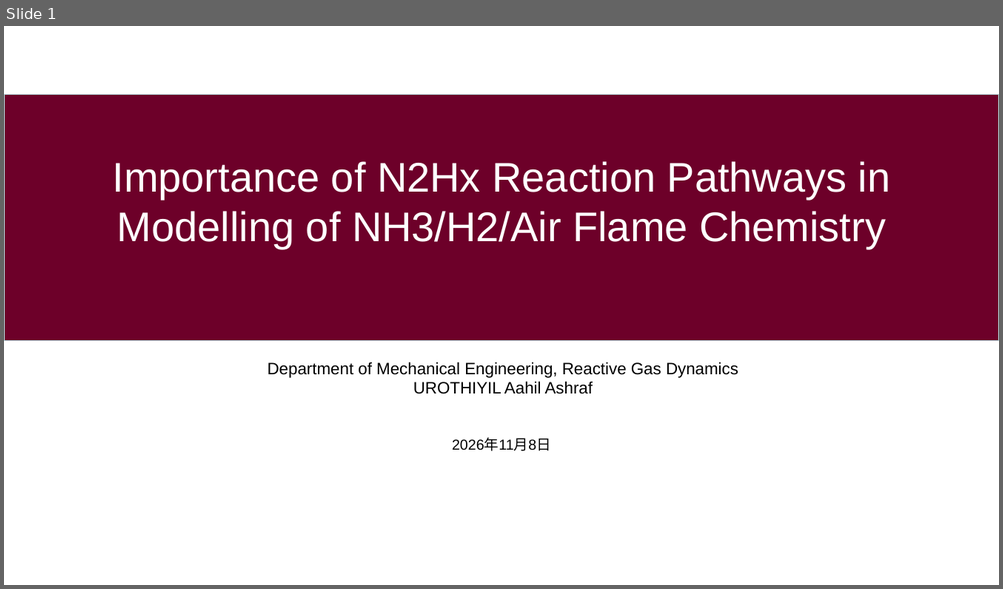
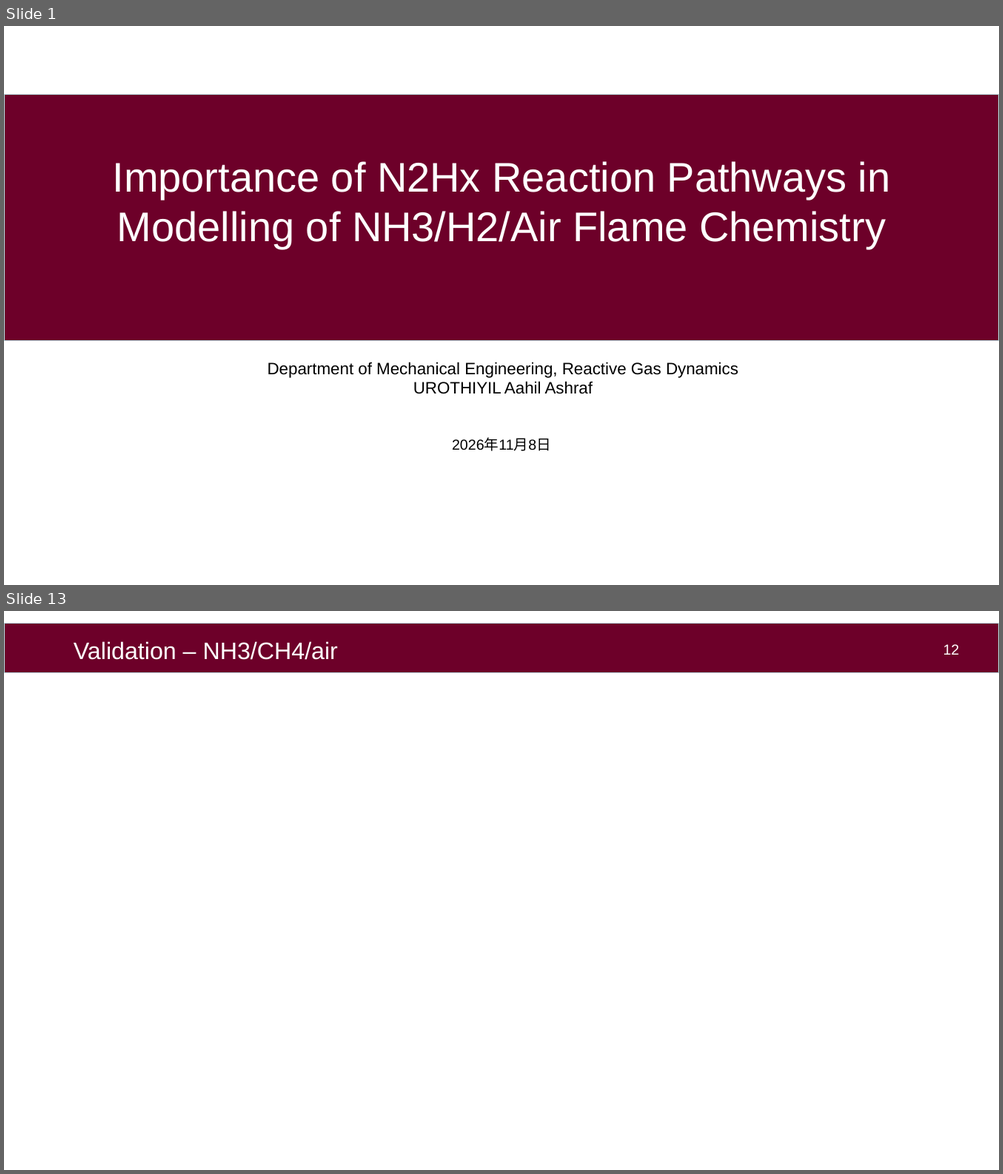
Before and after one commit to aahil-wq/lab-presentations, a slide deck: icfd2026/pres/kyushu_ppt_16-9.pptx. Shown one above the other, each under a label of ours: slide 1 before the commit, slides 1 and 13 after it; the slides between them are not shown. The pictures are 1003x589 and 1003x1174 pixels, drawn with LibreOffice and Linux fonts; fonts in the diff are those of the drawing; background and template pictures are left out. Boxes give left, top, right and bottom in pixels: in the first picture for what was removed or moved away, otherwise in the second. Text is boxed around its words. In the diff, an @@ line names an element or a change of style, - is before the commit and + after.

```diff
--- a/icfd2026/pres/kyushu_ppt_16-9.pptx
+++ b/icfd2026/pres/kyushu_ppt_16-9.pptx
@@ slide 13 added at (4, 611, 999, 1170), background #FFFFFF @@
@@ rectangle added at (4, 624, 999, 674), fill #6D0029, outline #B6DCDF 0.75 pt @@
@@ text added at (74, 641, 338, 660), 23 pt, text #FFFFFF @@
+Validation – NH3/CH4/air
@@ page number added at (943, 644, 959, 655), 14 pt, text #FFFFFF @@
+12
```
Also in this commit, not shown: 8 slides changed, 4 other slides added, 3 other files.
